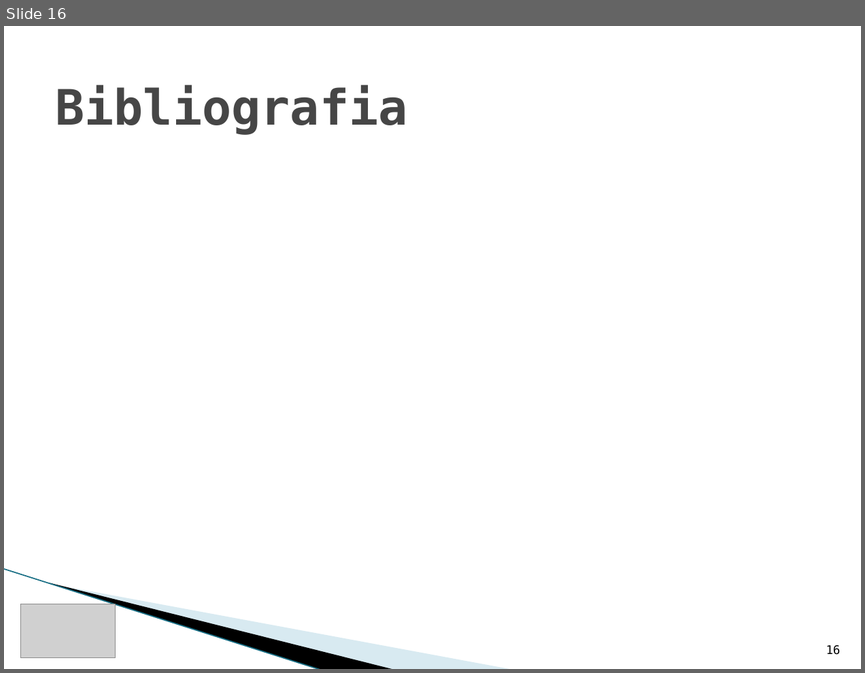
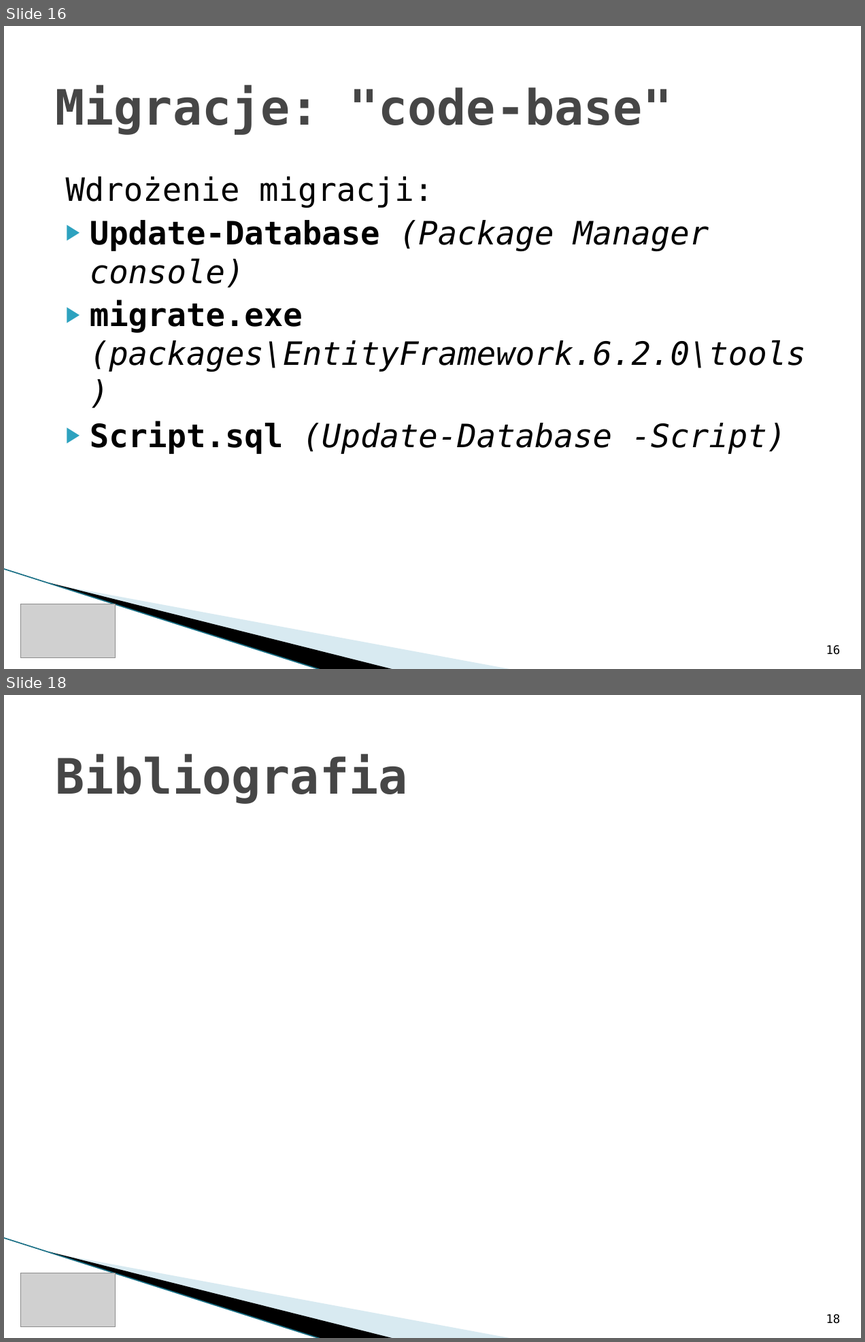
Before and after one commit to rwoszczyk/Training, a slide deck: ItKrd_EF.pptx. Shown one above the other, each under a label of ours: slide 16 before the commit, slides 16 and 18 after it; the slides between them are not shown. The pictures are 865x673 and 865x1342 pixels, drawn with LibreOffice and Linux fonts; fonts in the diff are those of the drawing; grey boxes stand for pictures; background and template pictures are left out. Boxes give left, top, right and bottom in pixels: in the first picture for what was removed or moved away, otherwise in the second. Text is boxed around its words. In the diff, an @@ line names an element or a change of style, - is before the commit and + after.

```diff
--- a/ItKrd_EF.pptx
+++ b/ItKrd_EF.pptx
@@ slide 16 added at (x1=4, y1=26, x2=861, y2=669), background #FFFFFF; not listed: 3 template elements that a slide beside it also shows @@
@@ title added at (x1=55, y1=85, x2=672, y2=135), 41 pt, text #464646, bold @@
+Migracje: "code-base"
@@ text added at (x1=66, y1=176, x2=806, y2=454), 27 pt, text #000000, italic @@
+Wdrożenie migracji:
+▶ Update-Database (Package Manager console)
+▶ migrate.exe (packages\EntityFramework.6.2.0\tools)
+▶ Script.sql (Update-Database -Script)
@@ picture added at (x1=21, y1=603, x2=116, y2=658) @@
@@ page number added at (x1=826, y1=645, x2=840, y2=654), 10 pt, text #000000 @@
+16
@@ what was slide 16 is now slide 18 @@
@@ page number at (x1=826, y1=1314, x2=840, y2=1323): text changed @@
-16
+18
```
Also in this commit, not shown: 1 other slide added, 20 other files.
